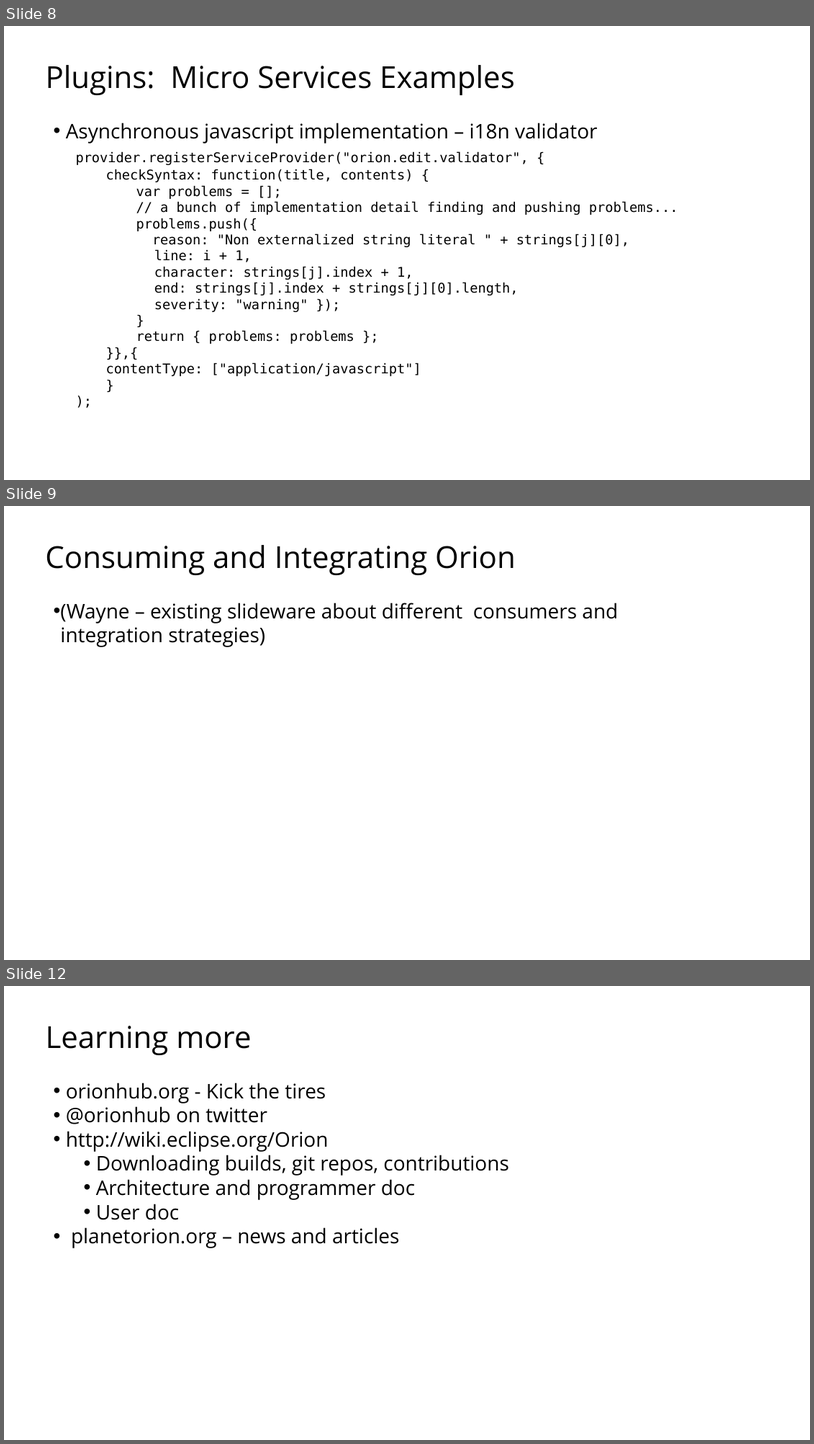
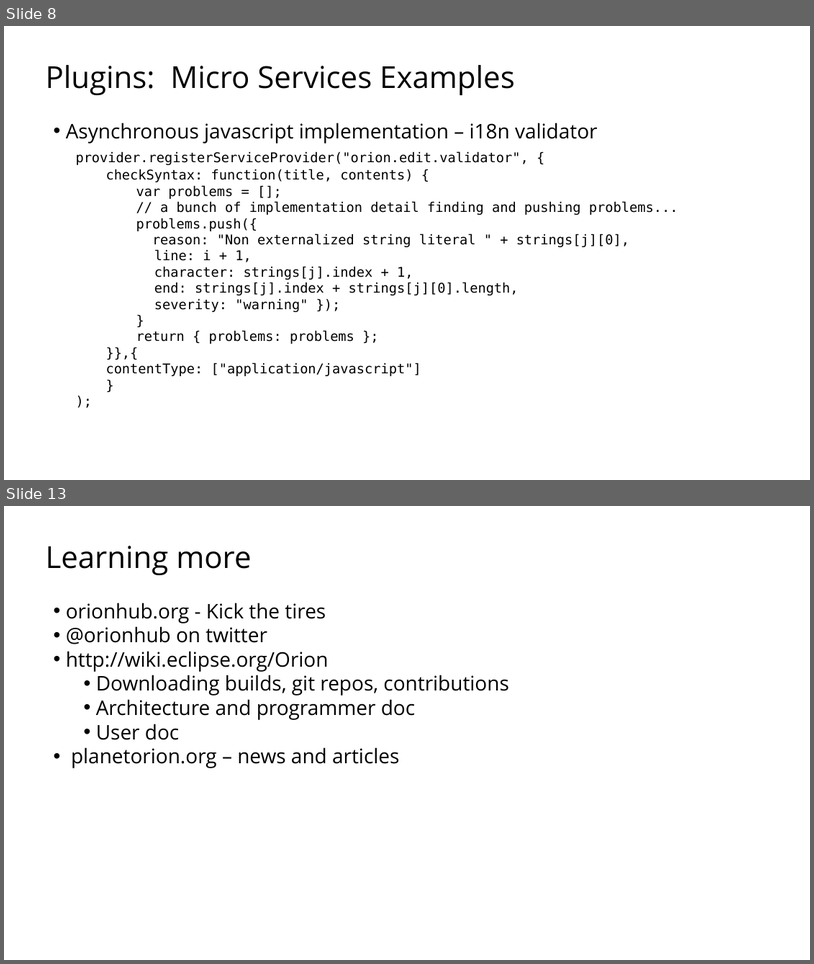
Before and after one commit to sfmccourt/oscon, a slide deck: osconorion.odp. Shown one above the other, each under a label of ours: slides 8, 9 and 12 before the commit, slides 8 and 13 after it; the slides between them are not shown. The pictures are 814x1444 and 814x964 pixels, drawn with LibreOffice and Linux fonts; fonts in the diff are those of the drawing; background and template pictures are left out. Boxes give left, top, right and bottom in pixels: in the first picture for what was removed or moved away, otherwise in the second. Text is boxed around its words. In the diff, an @@ line names an element or a change of style, - is before the commit and + after.

Commit message:
integration slides

```diff
--- a/osconorion.odp
+++ b/osconorion.odp
@@ slide 9 removed at (x1=4, y1=506, x2=810, y2=960), background picture (left out) @@
@@ text removed at (x1=45, y1=545, x2=618, y2=647) @@
-Consuming and Integrating Orion
-  • (Wayne – existing slideware about different consumers and
-    integration strategies)
@@ what was slide 12 is now slide 13 @@
```
Also in this commit, not shown: 2 slides changed, 2 slides added, 1 other file.
